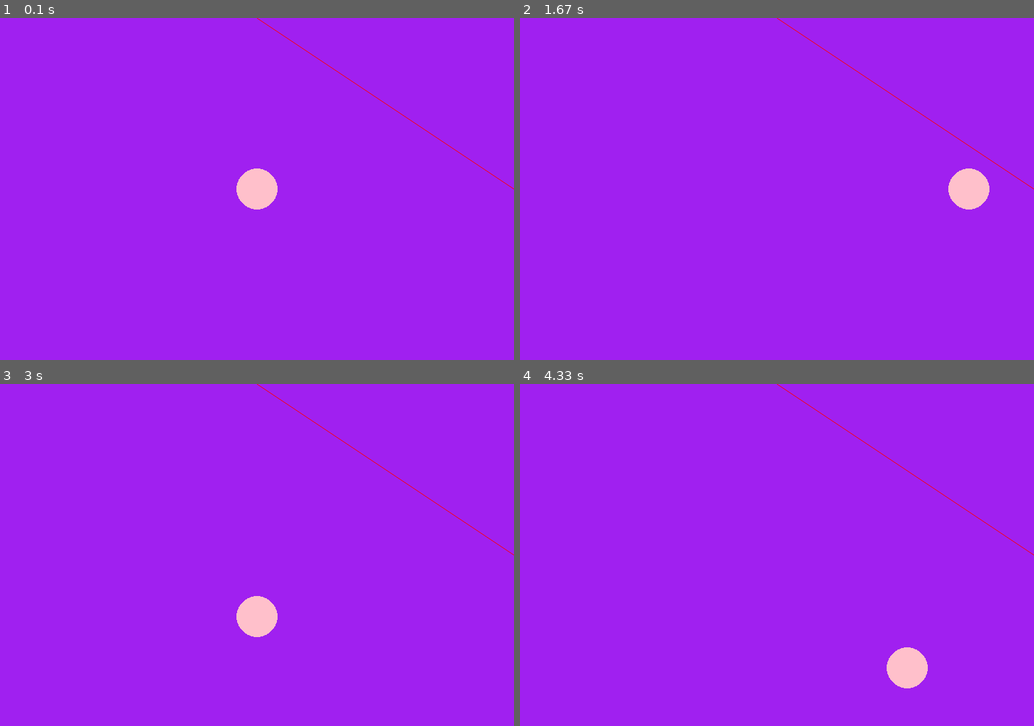
Above: before the commit, frames 1-4 (two rows, left to right).
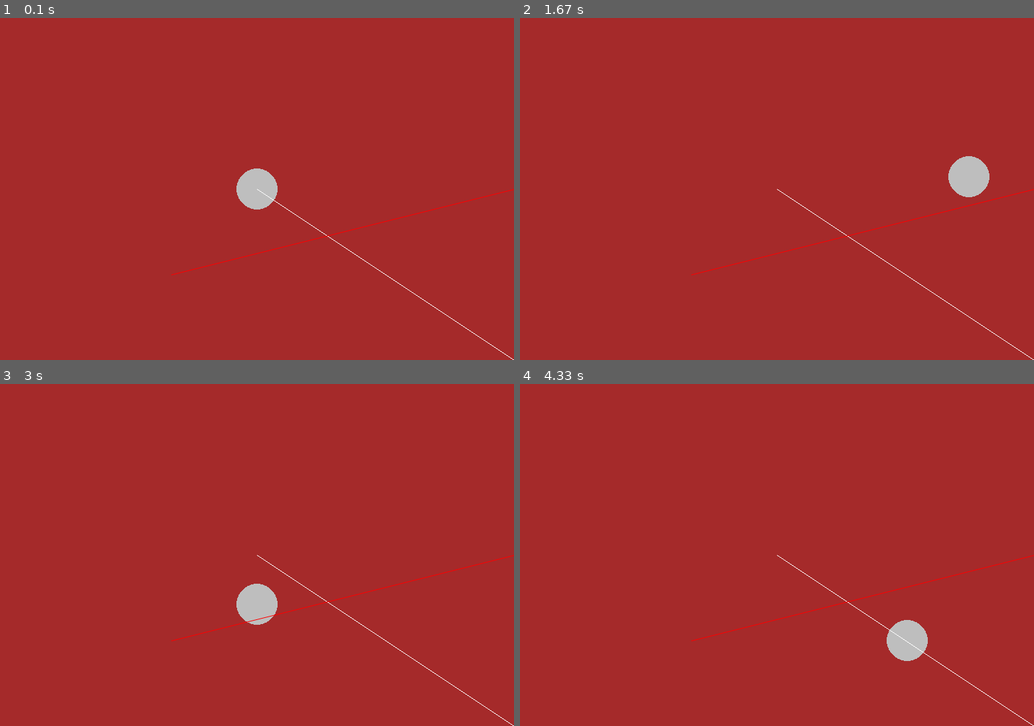
Above: after the commit, the same moments.

Repository: Romaric250/py-game
Game: pygame game, started from app.py
The game is run twice, just before and just after one commit, with the same random seed, the same clock (stepped at 60 frames per second) and the same inputs.
Inputs:
- Up to frame 1 (0.1 s): no input
- Up to frame 2 (1.67 s): hold D 0.33-0.8 s; hold W 0.83-1.13 s; hold D 1.17-1.63 s
- Up to frame 3 (3 s): hold A 1.67-2.2 s; hold S 2.23-2.53 s; hold A 2.57-2.97 s
- Up to frame 4 (4.33 s): hold W 3-3.37 s; hold D 3.4-4.03 s; hold S from 4.07 s (still down)

The runs differ from the first frame. In frame 1, 100% of the frame differs, in the area x 0-100%, y 0-100%; in frame 2, 100%; in frame 3, 100%; in frame 4, 100%.

Commit message:
some updates

Diff:
--- a/app.py
+++ b/app.py
@@ -1,13 +1,13 @@
 import pygame
-
+from pygame import *
 
 pygame.init()
 screen = pygame.display.set_mode((750,500))
-clock = pygame.time.Clock()
+
+
+clock = time.Clock()
 running = True
 dt = 0
-
-
 position_item = pygame.Vector2(screen.get_width()/2, screen.get_height()/2)
 
 while running:
@@ -15,28 +15,38 @@
     for event in pygame.event.get():
         if event.type == pygame.QUIT:
             running = False
-    screen.fill('purple')
+    screen.fill('brown')
 
-    pygame.draw.circle(screen, 'pink',position_item,30)
-    pygame.draw.aaline(screen,'red',(screen.get_width()/2,0), (screen.get_width(),screen.get_height()/2))
+    pygame.draw.circle(screen, 'gray',position_item,30)
+    pygame.draw.line(screen,'white', (750,500),(round(screen.get_width()/2), round(screen.get_height()/2)))
+
+    print(screen.get_height())
+    pygame.draw.aaline(screen,'red',(screen.get_height()/2,screen.get_width()/2,), (screen.get_width(),screen.get_height()/2))
 
     keys = pygame.key.get_pressed()
 
-    if keys[pygame.K_m]:
-        position_item.y -= 5
+    if keys[pygame.K_w]:
+        if position_item.y == round(screen.get_width()/2):
+             continue
+        position_item.y -= 1
+
+
     if keys[pygame.K_s]:
+        if position_item.y >=500:
+            continue
         position_item.y +=5
     if keys[pygame.K_a]:
+        if position_item.x >=1000:
+            continue
         position_item.x -=5
     if keys[pygame.K_d]:
+        if position_item.x >=1000:
+                    continue
         position_item.x += 5
+
+
     if keys[pygame.K_DELETE]:
         pygame.quit()
-
-
-
-
-
     pygame.display.flip()
     clock.tick(60)
 pygame.quit()
--- /dev/null
+++ b/exp.py
@@ -0,0 +1,22 @@
+import pygame
+from pygame import *
+
+pygame.init()
+screen = pygame.display.set_mode((500,650))
+
+
+clock = time.Clock()
+isrunning = True
+
+dt = 0
+
+
+position= pygame.Vector2(screen.get_width()/2,screen.get_height()/2)
+
+while isrunning:
+    for event in pygame.event.get():
+        if event.type == pygame.QUIT:
+            isrunning = False
+        screen.fill('pink')
+
+pygame.display.flip()
--- /dev/null
+++ b/snake1.py
@@ -0,0 +1,102 @@
+from pygame import *
+import random
+
+
+def StartGame():
+    return True
+
+def RandomiseFoodLocation(screenwidth,screenheight)->tuple:
+    if type(screenheight) != 'Int' or 'Float' and type(screenwidth) != 'Int' or 'Float':
+        return tuple(0,0)
+
+    return tuple(random.randint(20,screenwidth-20),random.randint(20,screenheight-20))
+
+def SetBoundariesforEater(screenwidth,screenheight)->bool:
+
+    if screenheight <=20 and screenwidth<=20 or screenheight <=20 and screenwidth >= screenwidth - 20 or screenheight >= screenheight - 20 and screenwidth <=20 or screenheight >= screenheight-20 and screenwidth >= screenwidth-20:
+        return True
+    else:
+        return False
+
+
+
+
+
+
+init()
+
+screen1 = display.set_mode((600,600))
+clockin = time.Clock()
+isrunning = True
+
+initialposition = Vector2(screen1.get_width()/2,screen1.get_height()/2)
+
+while isrunning:
+    for events in event.get():
+        if events.type == QUIT:
+            isrunning = False
+    screen1.fill('gray')
+
+    draw.circle(screen1,'red',initialposition,20)
+
+    keys = key.get_pressed()
+
+    if keys[K_w]:
+        IsEaterOutOfRange = SetBoundariesforEater(initialposition.x,initialposition.y)
+
+        print(initialposition.x,initialposition.y,IsEaterOutOfRange)
+
+        if IsEaterOutOfRange:
+            continue
+        else:
+            initialposition.y -=2
+
+    if keys[K_s]:
+
+       IsEaterOutOfRange = SetBoundariesforEater(initialposition.x,initialposition.y)
+       print(initialposition)
+       if IsEaterOutOfRange:
+           initialposition.y += 2
+
+    if keys[K_w]:
+
+       IsEaterOutOfRange = SetBoundariesforEater(initialposition.x,initialposition.y)
+       print(initialposition)
+       if IsEaterOutOfRange:
+           initialposition.y -= 2
+
+    if keys[K_d]:
+       IsEaterOutOfRange = SetBoundariesforEater(initialposition.x,initialposition.y)
+       print(initialposition)
+
+       if IsEaterOutOfRange:
+
+        initialposition.x += 2
+
+    if keys[K_a]:
+       IsEaterOutOfRange = SetBoundariesforEater(initialposition.x,initialposition.y)
+       print(initialposition)
+
+       if IsEaterOutOfRange:
+
+        initialposition.x -= 2
+
+
+
+
+
+
+
+
+
+
+
+
+
+
+
+
+    display.flip()
+    clockin.tick(60)
+
+quit()
